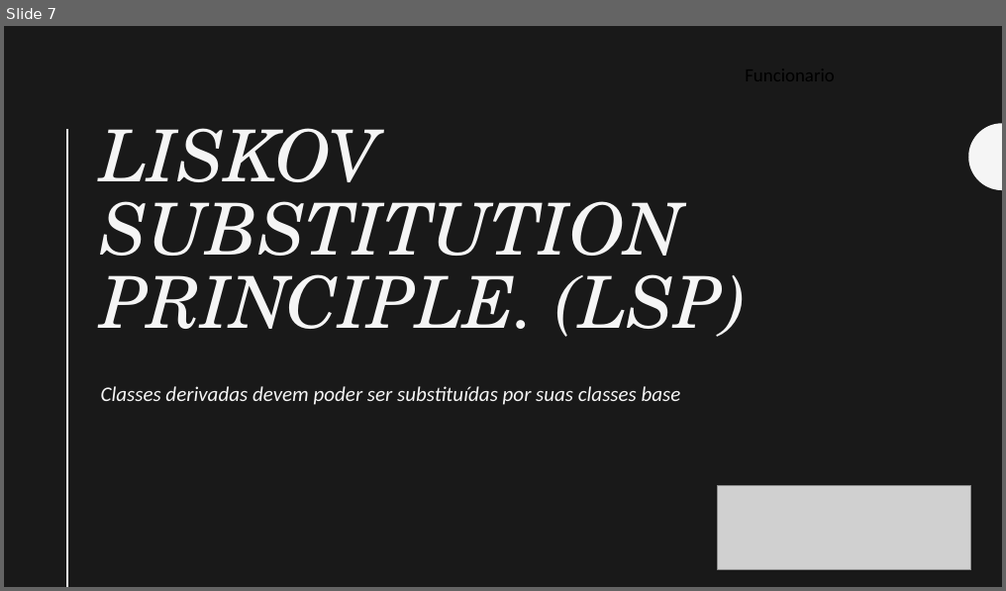
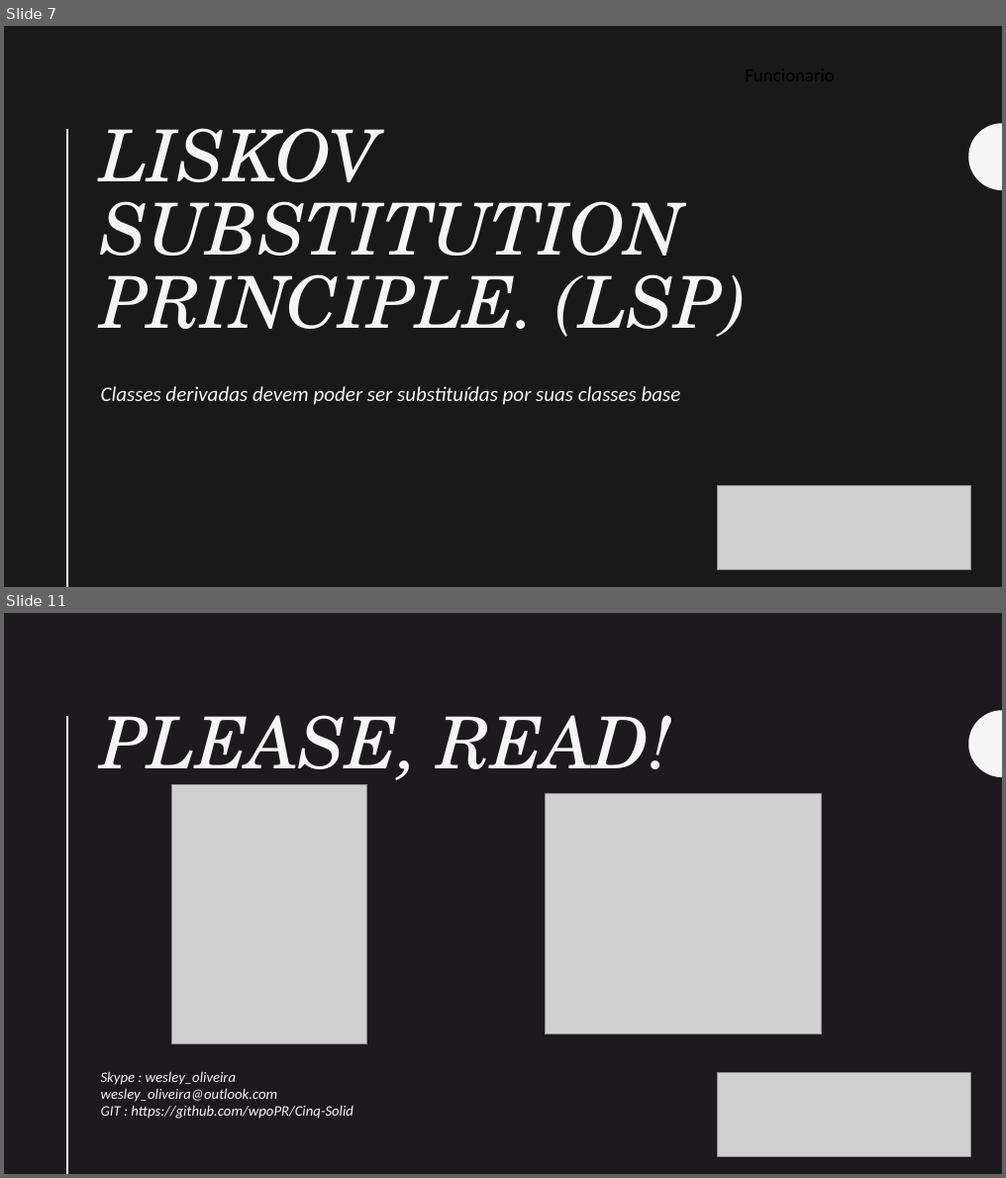
Before and after one commit to wpoPR/Cinq-Solid, a slide deck: apresentacao.pptx. Shown one above the other, each under a label of ours: slide 7 before the commit, slides 7 and 11 after it; the slides between them are not shown. The pictures are 1006x591 and 1006x1178 pixels, drawn with LibreOffice and Linux fonts; fonts in the diff are those of the drawing; grey boxes stand for pictures. Boxes give left, top, right and bottom in pixels: in the first picture for what was removed or moved away, otherwise in the second. Text is boxed around its words. In the diff, an @@ line names an element or a change of style, - is before the commit and + after.

```diff
--- a/apresentacao.pptx
+++ b/apresentacao.pptx
@@ slide 11 added at (4, 613, 1002, 1174), background #1D1A1D; not listed: 2 template elements that a slide beside it also shows @@
@@ title added at (101, 715, 672, 789), 69 pt, text #F5F5F5, italic @@
+PLEASE, READ!
@@ picture added at (171, 784, 366, 1045) @@
@@ picture added at (546, 793, 823, 1035) @@
@@ subtitle added at (101, 1071, 353, 1119), 14 pt, text #F5F5F5, italic @@
+Skype : wesley_oliveira
+wesley_oliveira@outlook.com
+GIT : https://github.com/wpoPR/Cinq-Solid
@@ picture added at (718, 1073, 972, 1158) @@
```
Also in this commit, not shown: 4 slides changed, 1 other file.
